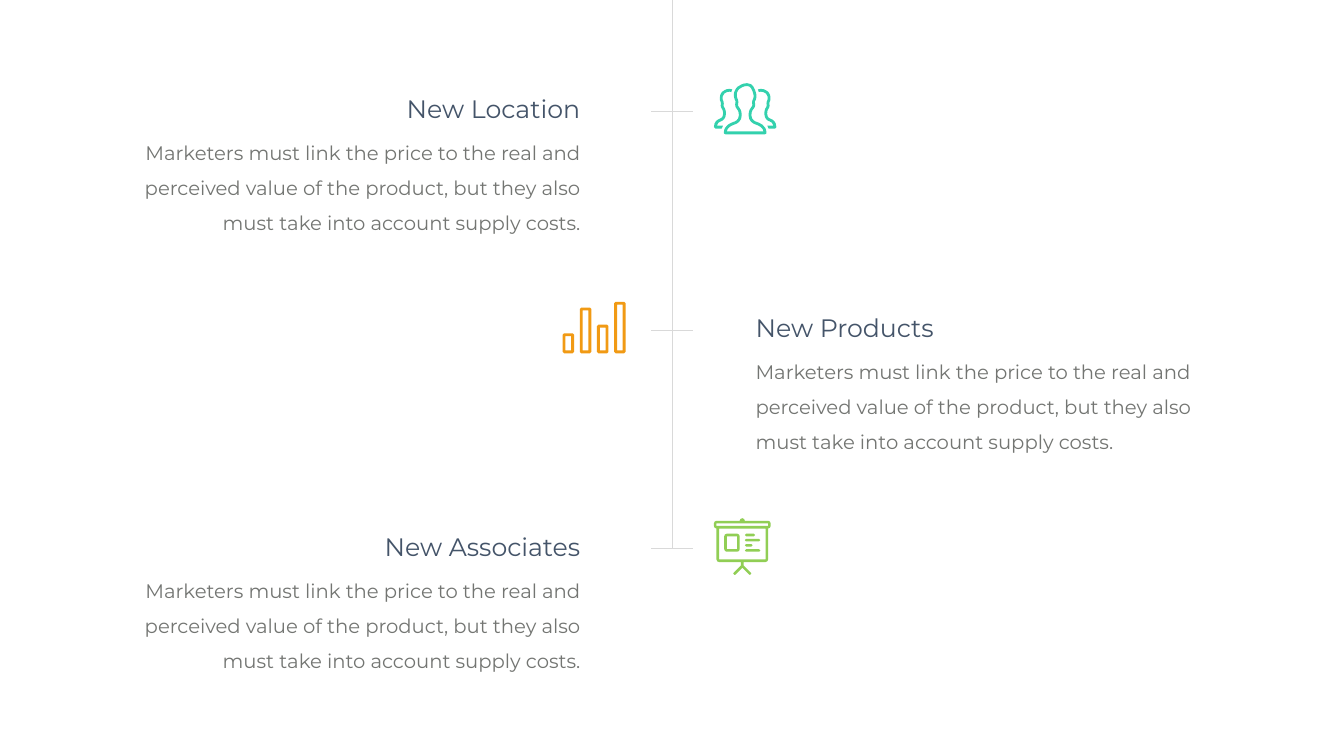
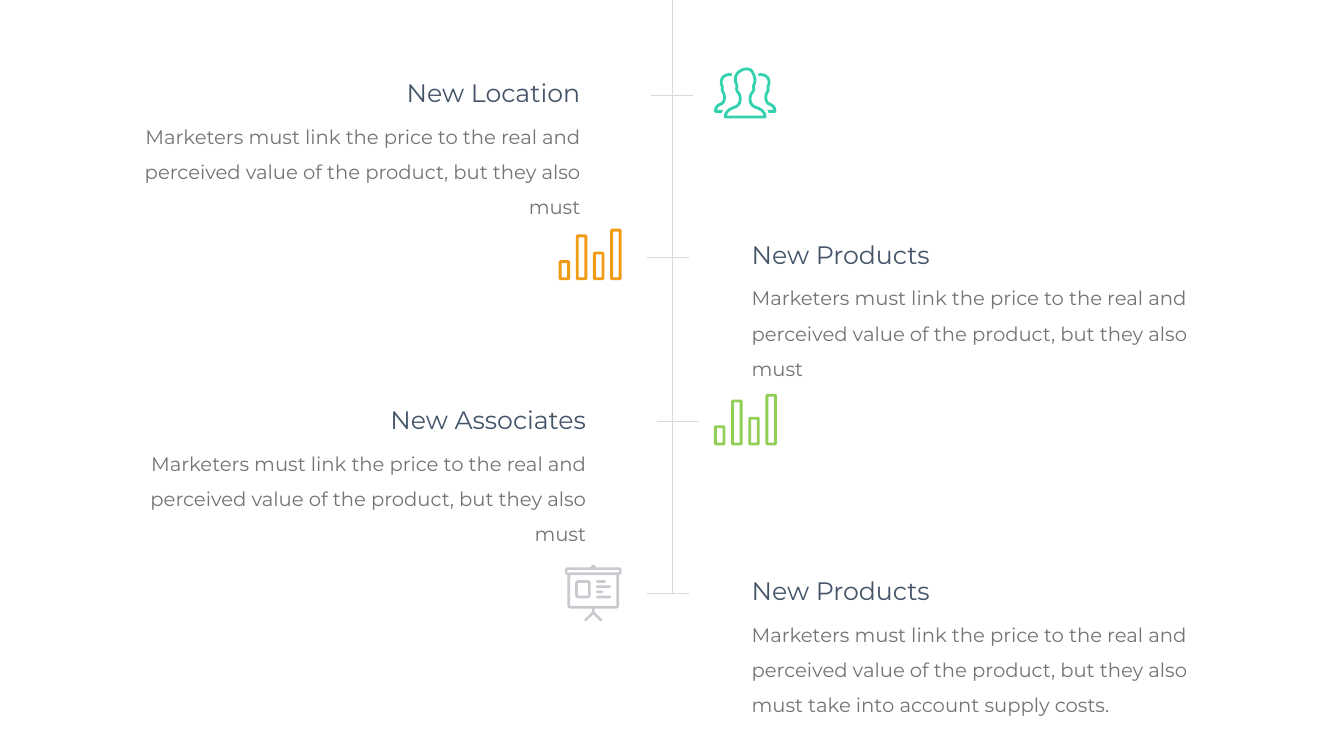
Before and after one commit to D3v3l0p3rB0n3/himalayaClassificationProject, a slide deck: slide 4 of projectManagement/Project Presentation_draft.pptx (slide 5 before the commit). Drawn at 1344x756 pixels with LibreOffice and Linux fonts; fonts in the diff are those of the drawing. Boxes give left, top, right and bottom in pixels: in the first picture for what was removed or moved away, otherwise in the second. Text is boxed around its words. In the diff, an @@ line names an element or a change of style, - is before the commit and + after.

```diff
--- a/projectManagement/Project Presentation_draft.pptx
+++ b/projectManagement/Project Presentation_draft.pptx
@@ line moved from (673, 0) - (673, 549) to (673, 0) - (673, 593) @@
@@ 1 text, 1 line, 1 freeform shape: place and size @@
-1 text, 1 line, 1 freeform shape at bbox=[407, 83, 776, 134]
+1 text, 1 line, 1 freeform shape at bbox=[407, 68, 776, 118]
@@ text at bbox=[145, 129, 581, 183]: text changed @@
-Marketers must link the price to the real and perceived value of the product, but they also must take into account supply costs.
+Marketers must link the price to the real and perceived value of the product, but they also must
@@ 1 text, 1 freeform shape, 1 line: place and size @@
-1 text, 1 freeform shape, 1 line at bbox=[563, 302, 934, 353]
+1 text, 1 freeform shape, 1 line at bbox=[559, 229, 930, 280]
@@ text at bbox=[752, 290, 1187, 345]: text changed @@
-Marketers must link the price to the real and perceived value of the product, but they also must take into account supply costs.
+Marketers must link the price to the real and perceived value of the product, but they also must
@@ text "New Associates": place and size @@
-text "New Associates" at bbox=[385, 537, 580, 556]
+text "New Associates" at bbox=[390, 410, 586, 429]
@@ freeform shape added at bbox=[714, 394, 777, 446], fill #91CE55 @@
@@ line moved from (651, 548) - (693, 548) to (657, 421) - (699, 421) @@
@@ text at bbox=[150, 456, 586, 510]: text changed @@
-Marketers must link the price to the real and perceived value of the product, but they also must take into account supply costs.
+Marketers must link the price to the real and perceived value of the product, but they also must
@@ freeform shape: place and size @@
-freeform shape at bbox=[714, 518, 771, 575]
+freeform shape at bbox=[565, 565, 622, 622]
@@ freeform shape at bbox=[565, 565, 622, 622]: fill #91CE55 to #CAC9D0 @@
@@ line added from (647, 593) to (689, 593), #D9D9D9 0.5 pt @@
@@ text added at bbox=[752, 581, 930, 600], 36 pt, text #445469 @@
+New Products
@@ text added at bbox=[752, 627, 1187, 716], 28 pt, text #737572 @@
+Marketers must link the price to the real and perceived value of the product, but they also must take into account supply costs.
```
Also in this commit, not shown: 8 other slides changed, 8 slides added, 1 slide removed, 12 other files.
